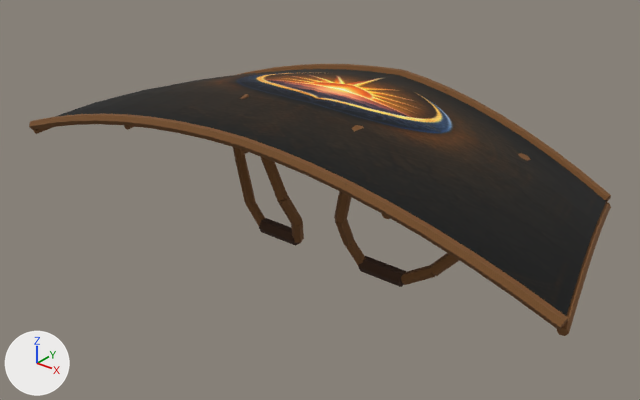
Two versions of the OBJ model art/glider/dawnlight-glider.obj, one commit apart.
Before and after are seen from a 50 mm lens placed at (162.0, -208.0, 147.0), pointed at (-1.0, -5.0, 21.0). Lighting does not change. The marker at lower left points along +X, +Y and +Z. The first picture is the older version. Where no turn or scale is listed for an object, it has been applied to the vertices. Vertices at exactly the same position are counted once.

Names of what the first picture shows: 'DawnlightGlider'.
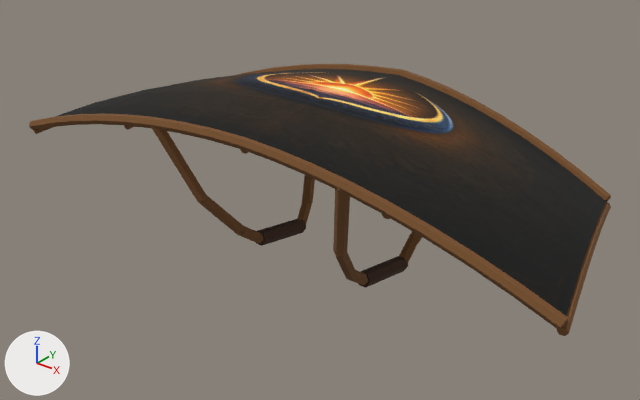
What differs and where, as boxes [x1, y1, x2, y2] in the pictures (640 x 400 px; the box of a moved part takes in the faces that stretch with it):
part 1 of me_dawnlightglider, moved or reshaped (not visible afterwards): before [240, 94, 288, 201]
part 2 of me_dawnlightglider, moved or reshaped: before [291, 221, 304, 243]; after [297, 202, 312, 225]
part 3 of me_dawnlightglider, moved or reshaped: before [246, 200, 265, 226]; after [239, 226, 263, 244]
part 4 of me_dawnlightglider, moved or reshaped: before [235, 157, 256, 204]; after [199, 196, 245, 235]
part 5 of me_dawnlightglider, moved or reshaped: before [223, 75, 245, 160]; after [151, 126, 207, 202]
part 6 of me_dawnlightglider, moved or reshaped: before [259, 218, 299, 246]; after [256, 219, 306, 246]
part 7 of me_dawnlightglider, moved or reshaped (not visible afterwards): before [334, 125, 364, 223]
part 8 of me_dawnlightglider, moved or reshaped: before [345, 240, 366, 266]; after [399, 238, 418, 263]
part 9 of me_dawnlightglider, moved or reshaped: before [401, 265, 435, 285]; after [348, 270, 368, 285]
part 10 of me_dawnlightglider, moved or reshaped: before [430, 253, 459, 276]; after [335, 252, 357, 280]
part 11 of me_dawnlightglider, moved or reshaped: before [518, 153, 531, 161]; after [333, 188, 350, 256]
part 12 of me_dawnlightglider, moved or reshaped: before [358, 256, 406, 287]; after [359, 256, 408, 288]
part 13 of me_dawnlightglider, moved or reshaped: before [277, 196, 354, 246]; after [302, 175, 422, 243]

Edits to the bpy script that builds the scene:
```text
Change me_dawnlightglider:
    remove me_dawnlightglider.from_pydata(...)  # 925 vertices, 1712 faces; spans x -101.0..101.0, y -44.0..42.0, z -2.0..56.0
    add me_dawnlightglider.from_pydata(...)  # 925 vertices, 1712 faces; spans x -101.0..101.0, y -44.0..42.0, z -4.0..56.0
    me_dawnlightglider part 1: the loose piece of 12 vertices spanning x -24.0..-10.0, y -18.0..-8.0, z 19.0..55.0 is multiplied about its middle by the matrix ((0.861, -0.036, 0.216), (-0.068, 0.788, 0.403), (-0.208, -0.407, 0.761)), then moved by (-11.0, 43.0, -3.0)
    me_dawnlightglider part 2: the loose piece of 12 vertices spanning x -16.0..-9.0, y -6.0..2.0, z -1.0..10.0 is multiplied about its middle by the matrix ((-0.777, -0.373, -0.021), (0.368, -0.773, 0.103), (-0.063, 0.084, 0.856)), then moved by (-10.0, 15.0, -3.0)
    me_dawnlightglider part 3: the loose piece of 12 vertices spanning x -40.0..-29.0, y -2.0..5.0, z -2.0..7.0 is multiplied about its middle by the matrix ((-0.187, -0.926, 0.018), (0.916, -0.182, 0.145), (-0.138, 0.046, 0.934)), then moved by (12.0, -17.0, 3.0)
    me_dawnlightglider part 4: the loose piece of 12 vertices spanning x -52.0..-37.0, y 1.0..12.0, z 4.0..18.0 is multiplied about its middle by the matrix ((-0.192, -1.092, 0.048), (1.088, -0.186, 0.115), (-0.105, 0.067, 1.103)), then moved by (19.0, -31.0, 5.0)
    me_dawnlightglider part 5: the loose piece of 12 vertices spanning x -62.0..-48.0, y 8.0..16.0, z 16.0..46.0 is multiplied about its middle by the matrix ((0.956, 0.009, 0.059), (0.02, 0.839, -0.461), (-0.056, 0.462, 0.838)), then moved by (23.0, -48.0, 5.0)
    me_dawnlightglider part 6: the loose piece of 12 vertices spanning x -30.0..-14.0, y -3.0..3.0, z -2.0..2.0 is multiplied about its middle by the matrix ((0.0, -1.36, 0.0), (1.338, 0.0, 0.243), (-0.243, 0.0, 1.338))
    me_dawnlightglider part 7: the loose piece of 12 vertices spanning x 10.0..24.0, y -18.0..-8.0, z 19.0..55.0 is multiplied about its middle by the matrix ((0.861, 0.036, -0.216), (0.068, 0.788, 0.403), (0.208, -0.407, 0.761)), then moved by (11.0, 43.0, -3.0)
    me_dawnlightglider part 8: the loose piece of 12 vertices spanning x 9.0..16.0, y -6.0..2.0, z -1.0..10.0 is multiplied about its middle by the matrix ((-0.777, 0.373, 0.021), (-0.368, -0.773, 0.103), (0.063, 0.084, 0.856)), then moved by (10.0, 15.0, -3.0)
    me_dawnlightglider part 9: the loose piece of 12 vertices spanning x 29.0..40.0, y -2.0..5.0, z -2.0..7.0 is multiplied about its middle by the matrix ((-0.187, 0.926, -0.018), (-0.916, -0.182, 0.145), (0.138, 0.046, 0.934)), then moved by (-12.0, -17.0, 3.0)
    me_dawnlightglider part 10: the loose piece of 12 vertices spanning x 37.0..52.0, y 1.0..12.0, z 4.0..18.0 is multiplied about its middle by the matrix ((-0.192, 1.092, -0.048), (-1.088, -0.186, 0.115), (0.105, 0.067, 1.103)), then moved by (-19.0, -31.0, 5.0)
    me_dawnlightglider part 11: the loose piece of 12 vertices spanning x 48.0..62.0, y 8.0..16.0, z 16.0..46.0 is multiplied about its middle by the matrix ((0.956, -0.009, -0.059), (-0.02, 0.839, -0.461), (0.056, 0.462, 0.838)), then moved by (-23.0, -48.0, 5.0)
    me_dawnlightglider part 12: the loose piece of 12 vertices spanning x 14.0..30.0, y -3.0..3.0, z -2.0..2.0 is multiplied about its middle by the matrix ((0.0, 1.36, 0.0), (-1.338, 0.0, 0.243), (0.243, 0.0, 1.338))
    me_dawnlightglider part 13: 24 of 925 vertices moved; they spanned x -14.0..14.0, y -12.0..-2.0, z 8.0..21.0 and now span x -30.0..30.0, y 14.0..27.0, z 4.0..20.0; mean shift (0.0, 27.0, -3.0); largest move (-11.0, -12.0, 19.0) -> (-30.0, 26.0, 18.0)
```
